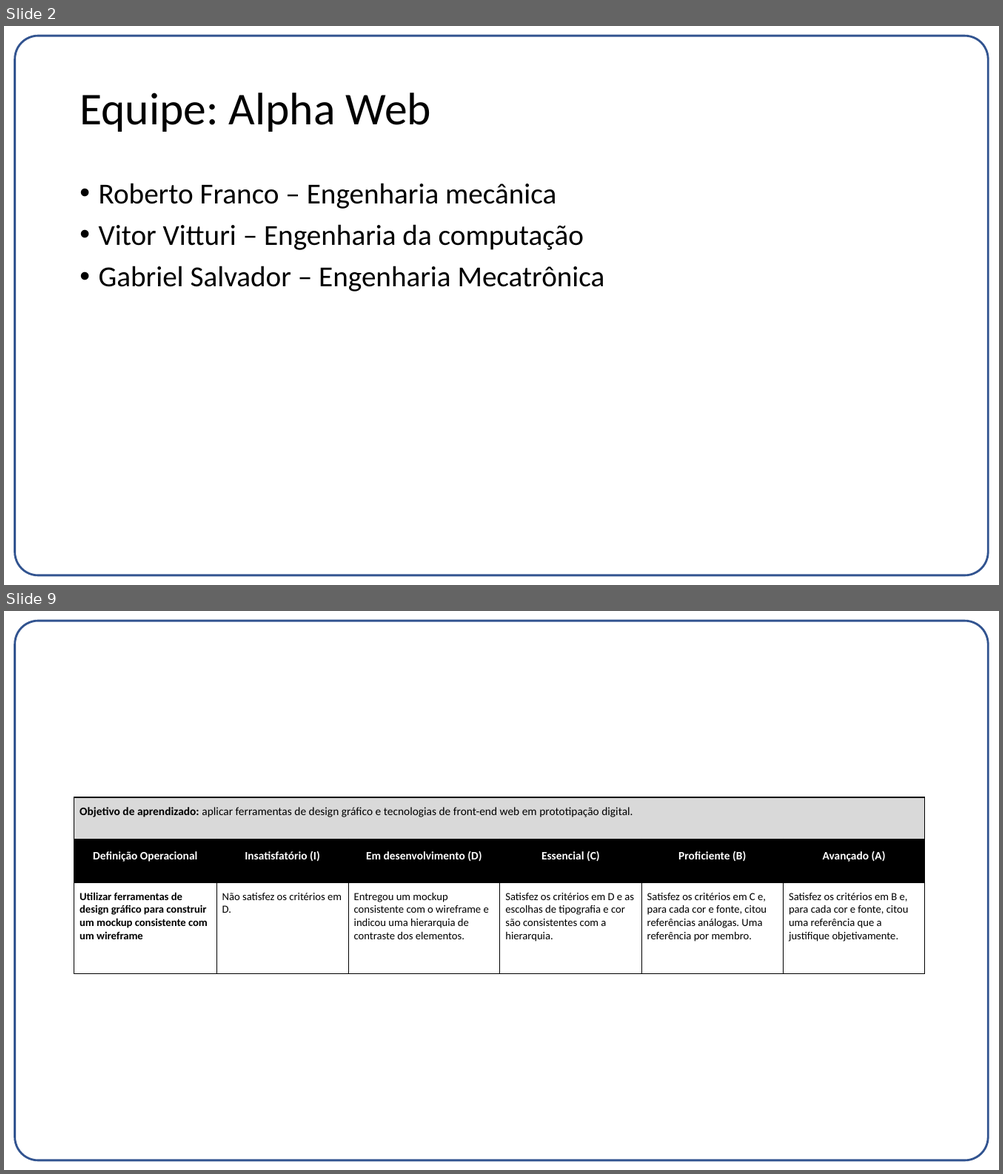
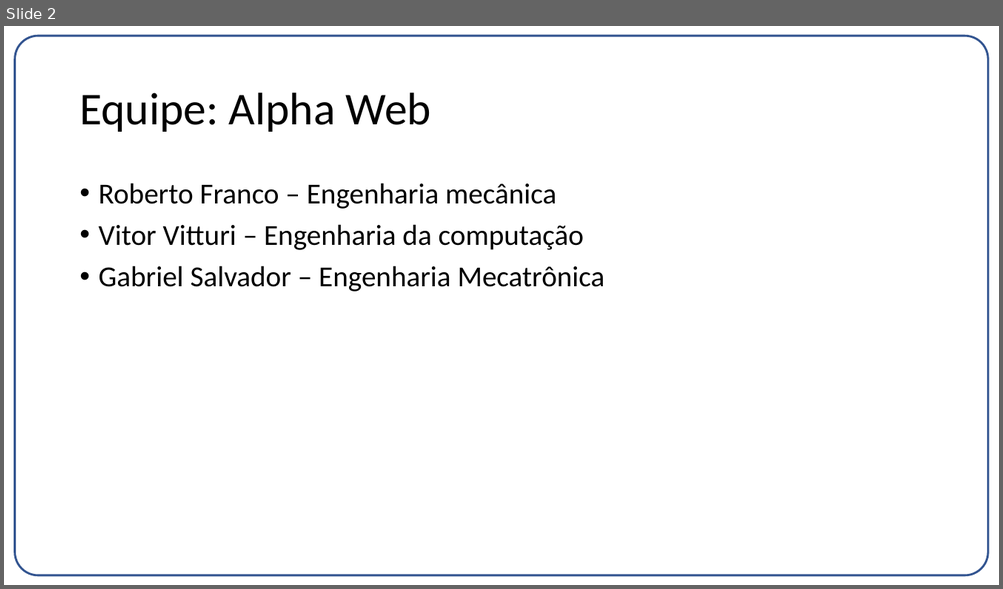
Before and after one commit to betofr1/co-design, a slide deck: Projeto 1/Entrega03.pptx. Shown one above the other, each under a label of ours: slides 2 and 9 before the commit, slide 2 after it; the slides between them are not shown. The pictures are 1003x1174 and 1003x589 pixels, drawn with LibreOffice and Linux fonts; fonts in the diff are those of the drawing. Boxes give left, top, right and bottom in pixels: in the first picture for what was removed or moved away, otherwise in the second. Text is boxed around its words. In the diff, an @@ line names an element or a change of style, - is before the commit and + after.

```diff
--- a/Projeto 1/Entrega03.pptx
+++ b/Projeto 1/Entrega03.pptx
@@ slide 9 removed at [4, 611, 999, 1170], background #FFFFFF; not listed: 1 template element that a slide beside it also shows @@
@@ table removed at [74, 797, 925, 974], 3 rows, 6 columns @@
-Objetivo de aprendizado: aplicar ferramentas de design gráfico e tecnologias de front-end web em prototipação digital. |  |  |  |  | 
-Definição Operacional | Insatisfatório (I) | Em desenvolvimento (D) | Essencial (C) | Proficiente (B) | Avançado (A)
-Utilizar ferramentas de design gráfico para construir um mockup consistente com um wireframe | Não satisfez os critérios em D. | Entregou um mockup consistente com o wireframe e indicou uma hierarquia de contraste dos elementos. | Satisfez os critérios em D e as escolhas de tipografia e cor são consistentes com a hierarquia. | Satisfez os critérios em C e, para cada cor e fonte, citou referências análogas. Uma referência por membro. | Satisfez os critérios em B e, para cada cor e fonte, citou uma referência que a justifique objetivamente.
```
Also in this commit, not shown: 4 slides changed, 1 slide added, 2 other slides removed, 10 other files.
